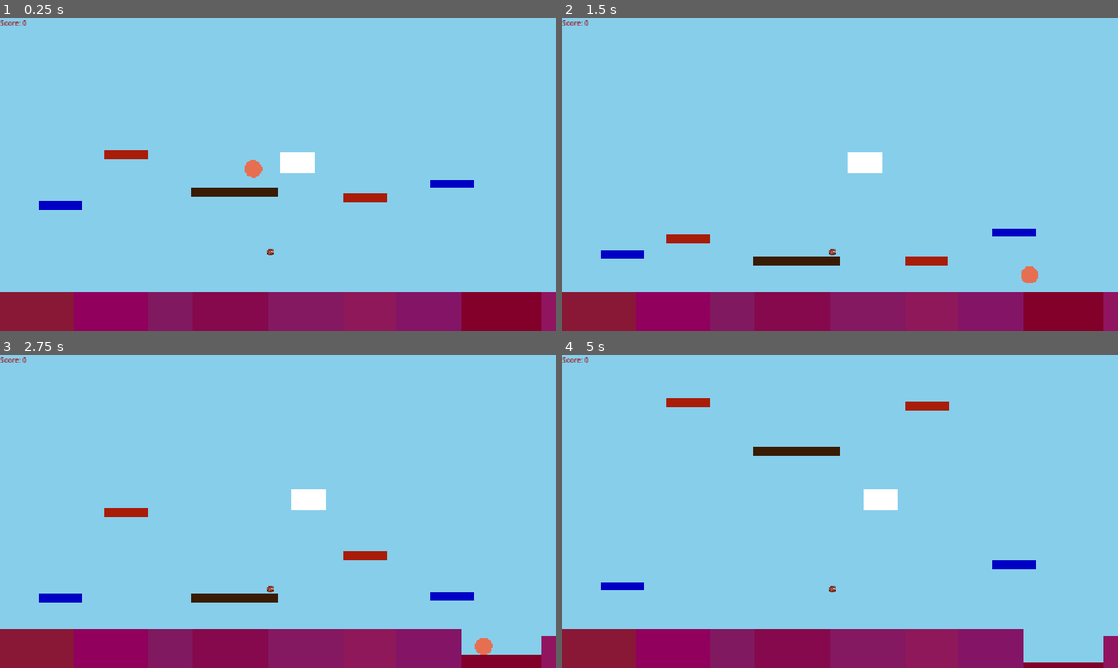
Above: before the commit, frames 1-4 (two rows, left to right).
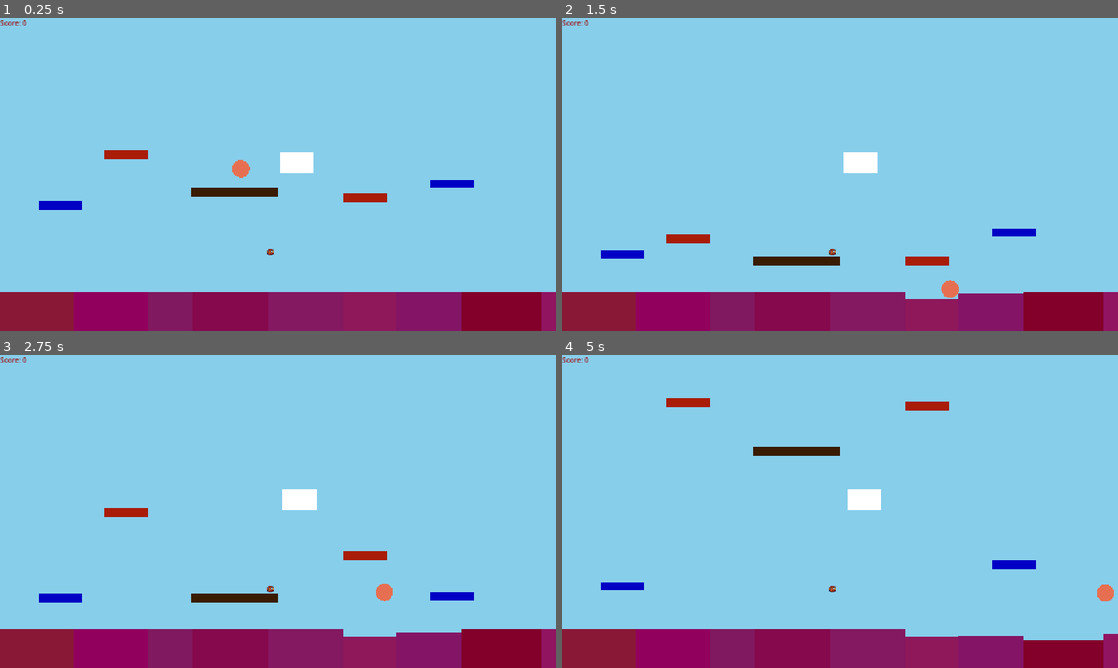
Above: after the commit, the same moments.

Repository: tjrink/WindPrototype
Game: Godot game, scene res://main_scene.tscn
The game is run twice, just before and just after one commit, with the same random seed, the same clock (stepped at 60 frames per second) and the same inputs.
Inputs:
- Up to frame 1 (0.25 s): no input
- Up to frame 2 (1.5 s): tap Enter (ui_accept) at 0.5, 0.77 s; hold Right (ui_right) from 0.53 s (still down)
- Up to frame 3 (2.75 s): tap Enter (ui_accept) at 1.52 s; release Right (ui_right) at 2.03 s; hold Left (ui_left) from 2.03 s (still down)
- Up to frame 4 (5 s): release Left (ui_left) at 2.78 s; hold Right (ui_right) 2.78-4.28 s; tap Enter (ui_accept) at 3.02, 3.77, 4.52 s; hold Left (ui_left) from 4.28 s (still down)

The runs differ from the first frame. In frame 1, 0.2% of the frame differs, in the area x 41-57%, y 42-52%; in frame 2, 0.6%; in frame 3, 2.0%; in frame 4, 2.1%, in the area x 51-100%, y 42-99%.

Commit message:
Restart now actually works.

Diff:
--- a/Global.gd
+++ b/Global.gd
@@ -2,13 +2,27 @@
 
 @export var game_score: int = 0
 var is_game_over: bool = false
+var needs_respawn: bool = false
 
 var game_over_scene = preload("res://game_over.tscn")
+var player_instance = null
+var scoreboard_instance = null
 
 func _ready() -> void:
+	# Connect to scene tree to detect scene changes
+	get_tree().node_added.connect(_on_node_added)
+
 	# Wait for the scene tree to be ready
 	await get_tree().process_frame
+	spawn_game_elements()
 
+func _on_node_added(node: Node) -> void:
+	# Check if the main scene was reloaded by looking for the MainScene root
+	if needs_respawn and node.name == "MainScene":
+		needs_respawn = false
+		call_deferred("spawn_game_elements")
+
+func spawn_game_elements():
 	# Get the root of the current scene
 	var root = get_tree().current_scene
 
@@ -18,16 +32,27 @@
 
 	# Find the World node (or use root if World doesn't exist)
 	var world_node = root.get_node_or_null("World")
-
 	var parent = world_node if world_node else root
 
+	# Clean up old scoreboard
+	if scoreboard_instance != null and is_instance_valid(scoreboard_instance):
+		scoreboard_instance.queue_free()
+
+	# Spawn new scoreboard
 	var scoreboard_scene = preload("res://scoreboard.tscn")
-	var scoreboard_instance = scoreboard_scene.instantiate()
+	scoreboard_instance = scoreboard_scene.instantiate()
 	add_child(scoreboard_instance)
 
+	# Clean up old player
+	if player_instance != null and is_instance_valid(player_instance):
+		player_instance.queue_free()
+
+	# Spawn new player
 	var player_scene = preload("res://player.tscn")
-	var player_instance = player_scene.instantiate()
+	player_instance = player_scene.instantiate()
 	parent.add_child(player_instance)
+
+	print("Player spawned at position: ", player_instance.position)
 
 func trigger_game_over():
 	if is_game_over:
@@ -41,6 +66,10 @@
 func reset_game():
 	game_score = 0
 	is_game_over = false
+	needs_respawn = true  # Flag that we need to respawn after scene reload
+
+	# Reset wind patterns
+	Wind.reset_wind()
 
 	# Remove any existing game over screen
 	for child in get_children():
--- a/Wind.gd
+++ b/Wind.gd
@@ -1,5 +1,4 @@
 extends Node
-
 
 const MIN_Y: float = -350.0
 const MAX_Y: float = 300
@@ -9,34 +8,34 @@
 
 const MAX_WIND: float = 10.0
 
-
 # Define the wind tranches: [Max Y (bottom of tranche), Wind Speed]
 var WIND_TRANCHES_HORIZONTAL = []
 var WIND_TRANCHES_VERTICAL = []
+
 func _ready() -> void:
 	generate_tranches()
 
+func reset_wind():
+	# Clear existing tranches
+	WIND_TRANCHES_HORIZONTAL.clear()
+	WIND_TRANCHES_VERTICAL.clear()
 
+	# Generate new tranches
+	generate_tranches()
 
 func generate_tranches():
 	randomize()
 
-	#Sets the base wind speed
-	#The higher the absolute value of the wind, the stronger it blows
-	#Negative wind blows left, positive to the right
-	var base_wind = randf_range(-MAX_WIND, MAX_WIND) #Sets a base wind value
-	base_wind = 20
-	#Performs base tranche generation
-	#Each generation uses the following pattern:
-	#Index is set at the lowest possible value
-	#Generates a random breaking point between the index and maximum value
-	#Makes a small change to the base wind and resets the base wind and index values
-	#Repeats until past maximum value
+	# Sets the base wind speed
+	# The higher the absolute value of the wind, the stronger it blows
+	# Negative wind blows left, positive to the right
+	var base_wind = randf_range(-MAX_WIND, MAX_WIND) # Sets a base wind value
+
+	# Performs base tranche generation
 	generate_horizontal_tranches(base_wind)
 	generate_vertical_tranches(base_wind)
 
 func generate_horizontal_tranches(base_wind):
-
 	var idx_horizontal = MIN_Y
 
 	while idx_horizontal < MAX_Y:
@@ -56,7 +55,7 @@
 
 		idx_vertical = tranche_start
 
-#Returns the wind speed at given y position
+# Returns the wind speed at given y position
 func get_wind_speed_at_y(y_position: float) -> float:
 	for tranche in WIND_TRANCHES_HORIZONTAL:
 		var min_y = tranche[0]
@@ -69,7 +68,7 @@
 	# Default return if position is outside defined tranches
 	return 0.0
 
-#Returns the wind speed at given xposition
+# Returns the wind speed at given x position
 func get_wind_speed_at_x(x_position: float) -> float:
 	for tranche in WIND_TRANCHES_VERTICAL:
 		var min_x = tranche[0]
